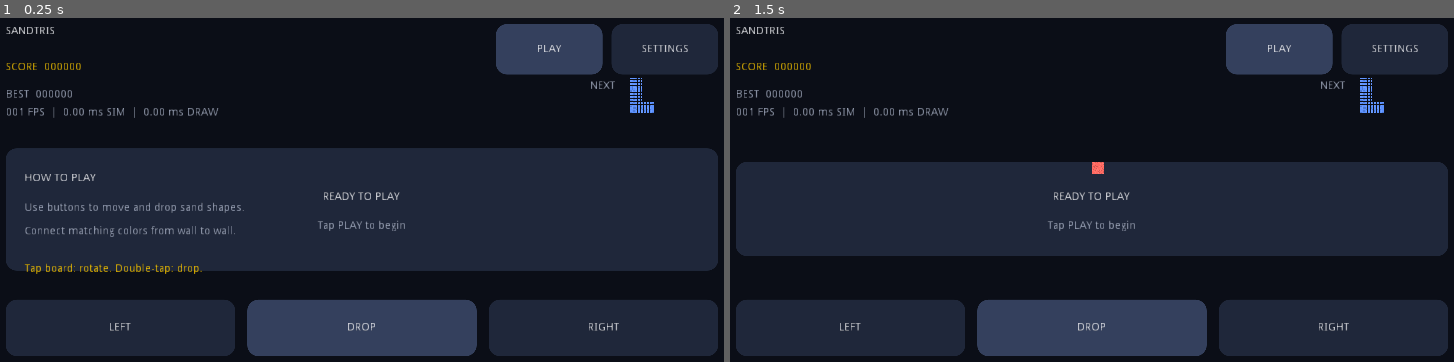
Above: before the commit, frames 1-2 (left to right).
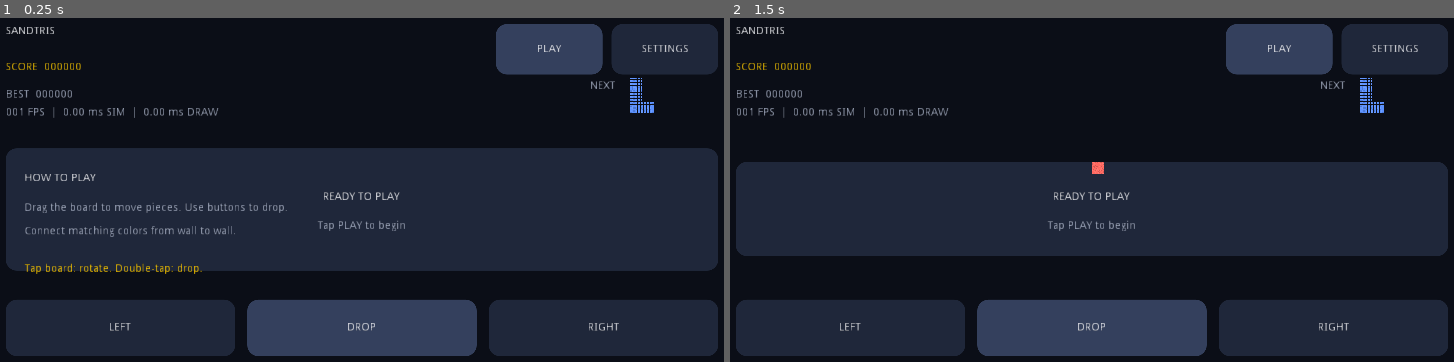
Above: after the commit, the same moments.

Repository: lyonbach/sandtris
Game: Godot game, scene res://scenes/Main.tscn
Two runs of this game, one before a commit and one after it. Both use one fixed random seed, a clock stepped at 60 frames per second and the inputs below.
Inputs (mouse positions are in pixels of both pictures, inside the frame that each line leads up to):
- Up to frame 1 (0.25 s): no input
- Up to frame 2 (1.5 s): tap Enter at 0.5 s; move the mouse to (1265, 186) at 0.52 s; click (1265, 186) at 0.67 s; tap Space at 1.25 s; drag from (932, 231) to (1048, 303) at 1.27 s

The runs differ from the first frame. In frame 1, 0.4% of the frame differs, in the area x 3-40%, y 53-57%; in frame 2, nothing differs.

Commit message:
feat: add board drag controls
Co-authored-by: Copilot <223556219+Copilot@users.noreply.github.com>

Diff:
--- a/scripts/game_board.gd
+++ b/scripts/game_board.gd
@@ -102,6 +102,22 @@
 		active_origin = next_origin
 		aim_x = int(active_origin.x)
 
+func move_to(column: int) -> bool:
+	if game_over or active_cells.empty():
+		return false
+	var min_x = WIDTH
+	var max_x = 0
+	for cell in active_cells:
+		min_x = min(min_x, int(cell.x))
+		max_x = max(max_x, int(cell.x))
+	var target_x = int(clamp(column - int(float(max_x - min_x) * 0.5), 0, WIDTH - 1 - max_x))
+	var target_origin = Vector2(target_x, active_origin.y)
+	if target_origin == active_origin or not _can_place(target_origin, active_cells):
+		return false
+	active_origin = target_origin
+	aim_x = target_x
+	return true
+
 func rotate(clockwise: bool) -> void:
 	if game_over or active_cells.empty():
 		return
@@ -138,17 +154,8 @@
 func drop_at(column: int) -> void:
 	if game_over or active_cells.empty():
 		return
-	var min_x = WIDTH
-	var max_x = 0
-	for cell in active_cells:
-		min_x = min(min_x, int(cell.x))
-		max_x = max(max_x, int(cell.x))
-	var target_x = int(clamp(column - int(float(max_x - min_x) * 0.5), 0, WIDTH - 1 - max_x))
-	var target_origin = Vector2(target_x, active_origin.y)
-	if _can_place(target_origin, active_cells):
-		active_origin = target_origin
-		aim_x = target_x
-		release_piece()
+	move_to(column)
+	release_piece()
 
 func piece_tick_interval() -> float:
 	if not is_dropping:
--- a/scripts/main.gd
+++ b/scripts/main.gd
@@ -16,6 +16,7 @@
 const SAND_TEXTURE_REFRESH_INTERVAL := 0.05
 const BOARD_DOUBLE_TAP_MSEC := 240
 const BOARD_DOUBLE_TAP_DISTANCE := 44.0
+const BOARD_DRAG_DISTANCE := 18.0
 
 var game_state = GameState.new()
 var game = GameBoard.new()
@@ -47,6 +48,9 @@
 var pending_board_tap := false
 var pending_board_tap_position := Vector2.ZERO
 var pending_board_tap_timestamp := 0
+var board_drag_start_position := Vector2.ZERO
+var board_drag_active := false
+var board_gesture_active := false
 
 func _ready() -> void:
 	randomize()
@@ -275,12 +279,25 @@
 	var overlay := Rect2(margin, screen.y * 0.37, screen.x - margin * 2.0, screen.y * 0.26)
 	draw_style_box(_rounded_panel(), overlay)
 	_label("tutorial_title", "HOW TO PLAY", Rect2(overlay.position + Vector2(24.0, 24.0), Vector2(overlay.size.x - 48.0, 28.0)), TEXT)
-	_label("tutorial_one", "Use buttons to move and drop sand shapes.", Rect2(overlay.position + Vector2(24.0, 64.0), Vector2(overlay.size.x - 48.0, 24.0)), MUTED_TEXT)
+	_label("tutorial_one", "Drag the board to move pieces. Use buttons to drop.", Rect2(overlay.position + Vector2(24.0, 64.0), Vector2(overlay.size.x - 48.0, 24.0)), MUTED_TEXT)
 	_label("tutorial_two", "Connect matching colors from wall to wall.", Rect2(overlay.position + Vector2(24.0, 94.0), Vector2(overlay.size.x - 48.0, 24.0)), MUTED_TEXT)
 	_label("tutorial_continue", "Tap board: rotate. Double-tap: drop.", Rect2(overlay.position + Vector2(24.0, 142.0), Vector2(overlay.size.x - 48.0, 24.0)), ACCENT)
 	_set_onboarding_visible(true)
 
 func _input(event: InputEvent) -> void:
+	if event is InputEventScreenTouch and not event.pressed:
+		board_gesture_active = false
+		return
+	if event is InputEventMouseButton and not event.pressed and event.button_index == BUTTON_LEFT:
+		board_gesture_active = false
+		return
+	if event is InputEventScreenDrag:
+		_handle_board_drag(event.position)
+		return
+	if event is InputEventMouseMotion and event.button_mask & BUTTON_MASK_LEFT:
+		_handle_board_drag(event.position)
+		return
+
 	var is_touch = event is InputEventScreenTouch and event.pressed
 	var is_mouse_click = event is InputEventMouseButton and event.pressed and event.button_index == BUTTON_LEFT
 	if not is_touch and not is_mouse_click:
@@ -318,6 +335,9 @@
 			return
 
 	if board_rect.has_point(point) and game_started and not paused and not game.game_over:
+		board_drag_start_position = point
+		board_drag_active = false
+		board_gesture_active = true
 		_handle_board_tap(point, timestamp)
 
 func _process_pending_board_tap() -> void:
@@ -343,6 +363,22 @@
 	pending_board_tap = true
 	pending_board_tap_position = point
 	pending_board_tap_timestamp = timestamp
+
+func _handle_board_drag(point: Vector2) -> void:
+	if not board_gesture_active or not game_started or paused or game.game_over:
+		return
+	if not board_drag_active:
+		if point.distance_to(board_drag_start_position) < BOARD_DRAG_DISTANCE:
+			return
+		board_drag_active = true
+		pending_board_tap = false
+	if not board_rect.has_point(point):
+		return
+	var column = int((point.x - board_rect.position.x) / board_rect.size.x * GameBoard.WIDTH)
+	if game.move_to(clamp(column, 0, GameBoard.WIDTH - 1)):
+		audio.play_button()
+		_trigger_haptic(12)
+		update()
 
 func _handle_play_button() -> void:
 	if not game_started or game.game_over:
